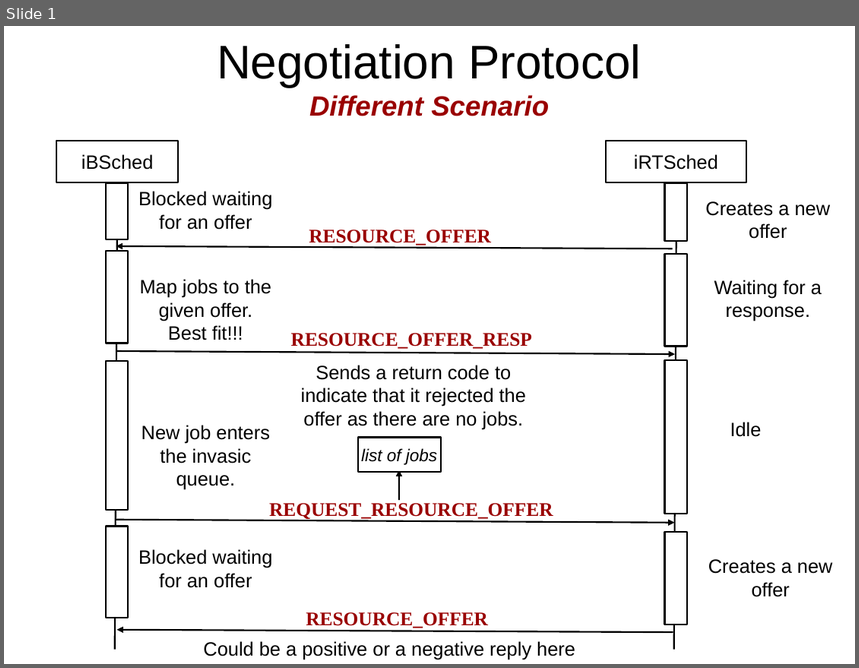
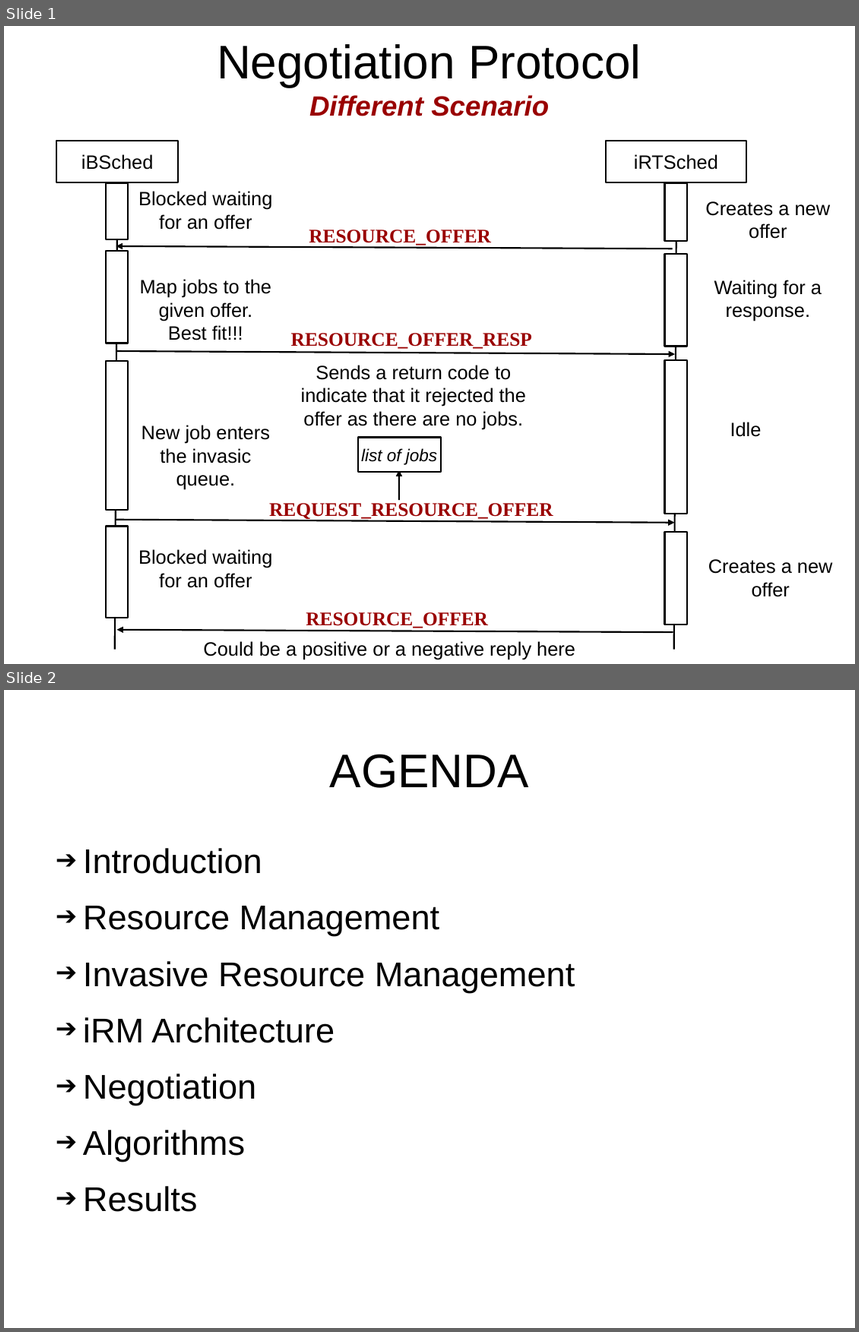
Before and after one commit to sentinel88/Thesis, a slide deck: additional slides.odp. Shown one above the other, each under a label of ours: slide 1 before the commit, slides 1 and 2 after it. The pictures are 859x668 and 859x1332 pixels, drawn with LibreOffice and Linux fonts; fonts in the diff are those of the drawing. Boxes give left, top, right and bottom in pixels: in the first picture for what was removed or moved away, otherwise in the second. Text is boxed around its words. In the diff, an @@ line names an element or a change of style, - is before the commit and + after.

```diff
--- a/additional slides.odp
+++ b/additional slides.odp
@@ slide 2 added at <box>4,690,855,1328</box>, background #FFFFFF @@
@@ title added at <box>330,754,529,788</box>, 44 pt, text #000000 @@
+AGENDA
@@ text added at <box>83,848,575,1212</box>, 32 pt, text #000000 @@
+➔ Introduction
+➔ Resource Management
+➔ Invasive Resource Management
+➔ iRM Architecture
+➔ Negotiation
+➔ Algorithms
+➔ Results
```
Also in this commit, not shown: 4 other slides added, 2 other files.
